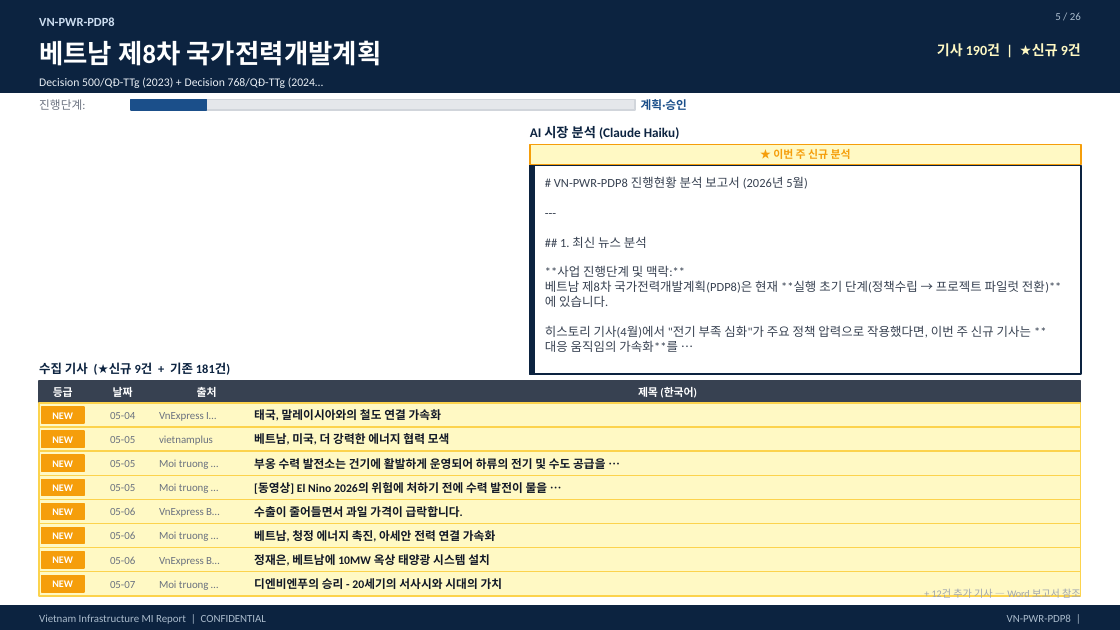
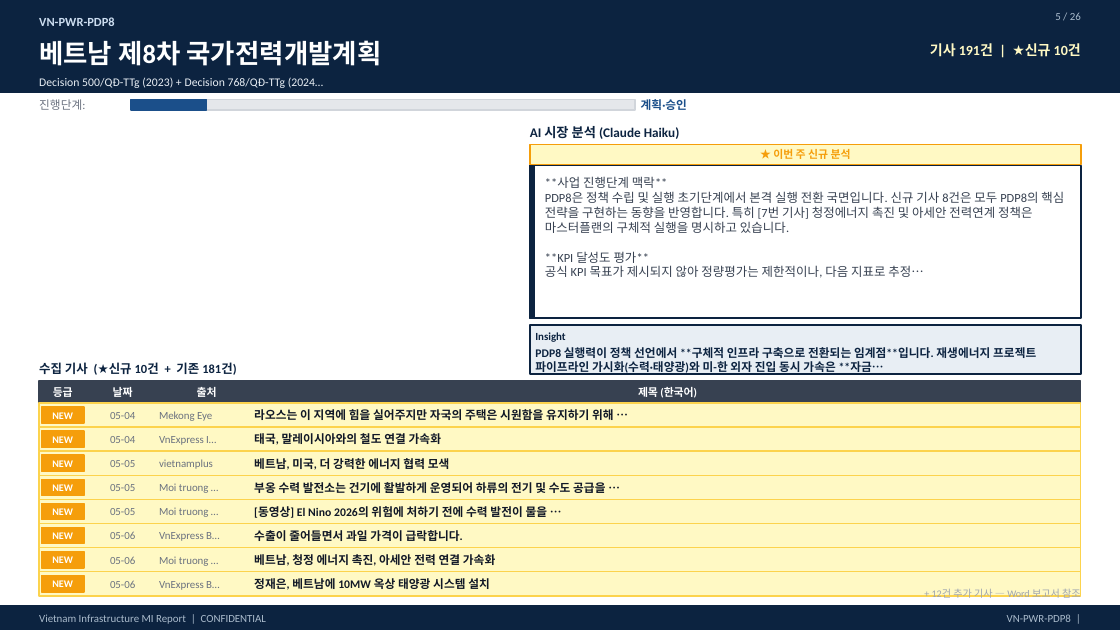
Before and after one commit to hms4792/vietnam-infra-news, a slide deck: slide 5 of docs/reports/VN_Infra_MI_Weekly_Report_20260509.pptx. Drawn at 1120x630 pixels with LibreOffice and Linux fonts; fonts in the diff are those of the drawing. Boxes give left, top, right and bottom in pixels: in the first picture for what was removed or moved away, otherwise in the second. Text is boxed around its words. In the diff, an @@ line names an element or a change of style, - is before the commit and + after.

```diff
--- a/docs/reports/VN_Infra_MI_Weekly_Report_20260509.pptx
+++ b/docs/reports/VN_Infra_MI_Weekly_Report_20260509.pptx
@@ text at (930, 43, 1081, 57): text changed @@
-기사 190건 | ★신규 9건
+기사 191건 | ★신규 10건
@@ rectangle: place and size @@
-rectangle at (530, 166, 1081, 374)
+rectangle at (530, 166, 1081, 318)
@@ rectangle: place and size @@
-rectangle at (530, 166, 534, 374)
+rectangle at (530, 166, 534, 318)
@@ text removed at (545, 176, 1061, 352) @@
-# VN-PWR-PDP8 진행현황 분석 보고서 (2026년 5월)
----
-## 1. 최신 뉴스 분석
-**사업 진행단계 및 맥락:**
-베트남 제8차 국가전력개발계획(PDP8)은 현재 **실행 초기 단계(정책수립 → 프로젝트 파일럿 전환)**에 있습니다.
-히스토리 기사(4월)에서 "전기 부족 심화"가 주요 정책 압력으로 작용했다면, 이번 주 신규 기사는 **대응 움직임의 가속화**를 …
@@ text added at (545, 176, 1064, 278), 8 pt, text #374151 @@
+**사업 진행단계 맥락**
+PDP8은 정책 수립 및 실행 초기단계에서 본격 실행 전환 국면입니다. 신규 기사 8건은 모두 PDP8의 핵심 전략을 구현하는 동향을 반영합니다. 특히 [7번 기사] 청정에너지 촉진 및 아세안 전력연계 정책은 마스터플랜의 구체적 실행을 명시하고 있습니다.
+**KPI 달성도 평가**
+공식 KPI 목표가 제시되지 않아 정량평가는 제한적이나, 다음 지표로 추정…
@@ rectangle added at (530, 325, 1081, 374), fill #E8EEF4, outline #0C2340 1 pt @@
@@ text added at (535, 332, 565, 342), 7 pt, text #0C2340, bold @@
+Insight
@@ text added at (535, 347, 1036, 375), 7.5 pt, text #0C2340, bold @@
+PDP8 실행력이 정책 선언에서 **구체적 인프라 구축으로 전환되는 임계점**입니다. 재생에너지 프로젝트 파이프라인 가시화(수력·태양광)와 미-한 외자 진입 동시 가속은 **자금…
@@ text at (39, 362, 236, 375): text changed @@
-수집 기사 (★신규 9건 + 기존 181건)
+수집 기사 (★신규 10건 + 기존 181건)
@@ text added at (159, 411, 212, 421), 7 pt, text #6B7280 @@
+Mekong Eye
@@ text added at (254, 409, 614, 420), 7.5 pt, text #111827, bold @@
+라오스는 이 지역에 힘을 실어주지만 자국의 주택은 시원함을 유지하기 위해 …
@@ text removed at (159, 460, 209, 469) @@
-Moi truong …
@@ text "05-05": place and size @@
-text "05-05" at (110, 436, 135, 443)
+text "05-05" at (110, 508, 135, 515)
@@ text "Moi truong …": place and size @@
-text "Moi truong …" at (159, 532, 209, 541)
+text "Moi truong …" at (159, 508, 209, 517)
@@ text "Moi truong …": place and size @@
-text "Moi truong …" at (159, 581, 209, 590)
+text "Moi truong …" at (159, 557, 209, 566)
@@ text "05-06": place and size @@
-text "05-06" at (110, 507, 135, 515)
+text "05-06" at (110, 580, 135, 588)
@@ text removed at (110, 581, 135, 588) @@
-05-07
@@ 11 texts: place and size @@
-11 texts at (159, 409, 605, 566)
+11 texts at (159, 433, 605, 590)
@@ text removed at (254, 578, 503, 589) @@
-디엔비엔푸의 승리 - 20세기의 서사시와 시대의 가치
```
Also in this commit, not shown: 18 other slides changed, 6 other files.
